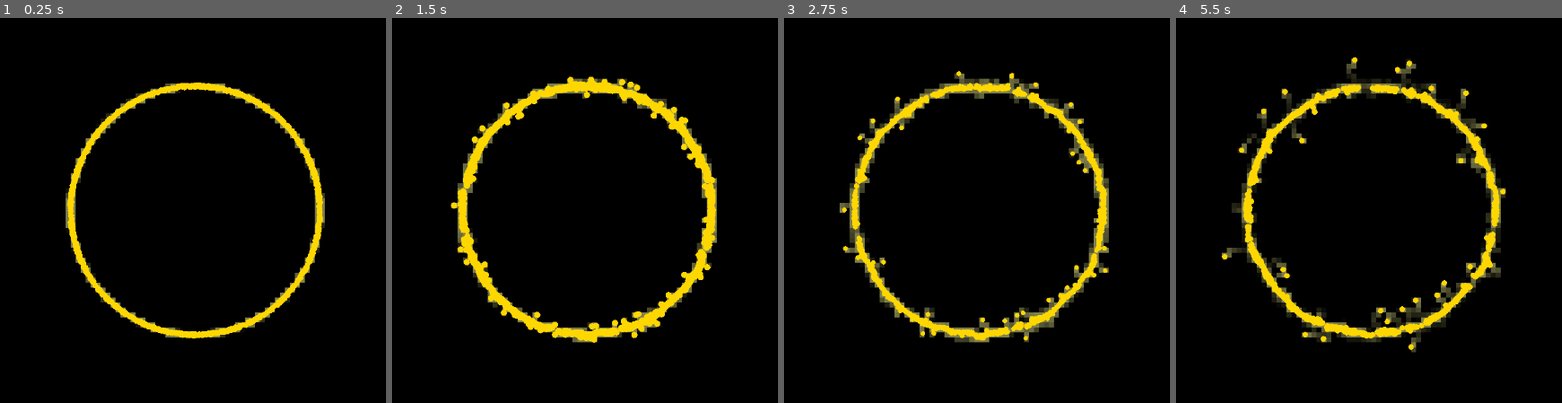
Above: before the commit, frames 1-4 (left to right).
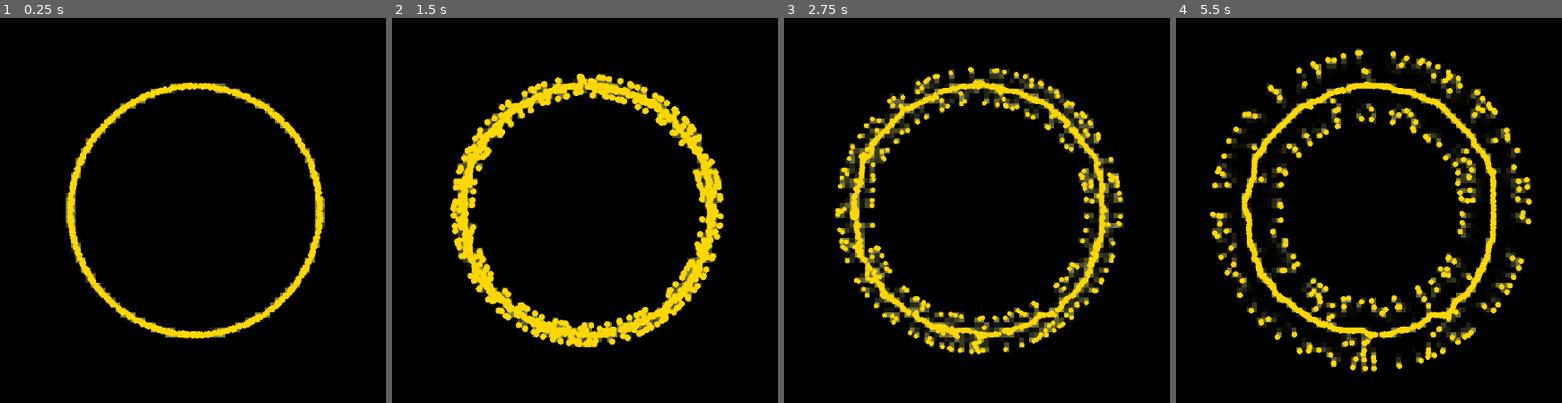
Above: after the commit, the same moments.

Repository: RocketKiers/Slime-mold-algorithm-visualization
Game: Godot game, scene res://main_world.tscn
Same seed, same stepped clock (60 frames per second), same inputs: the game is played once before the commit and once after it.
Inputs:
- Up to frame 1 (0.25 s): no input
- Up to frame 2 (1.5 s): no input
- Up to frame 3 (2.75 s): no input
- Up to frame 4 (5.5 s): no input

The runs differ from the first frame. In frame 1, 1.3% of the frame differs, in the area x 16-85%, y 16-84%; in frame 2, 6.7%; in frame 3, 11%; in frame 4, 15%, in the area x 8-93%, y 7-93%.

Commit message:
added a agent_map with the idea of having a maximum occupancy per tile. Also played with values.

Diff:
--- a/main_world.tscn
+++ b/main_world.tscn
@@ -4,8 +4,3 @@
 
 [node name="Node2D" type="Node2D"]
 script = ExtResource("1_v35sv")
-number_of_agents = 2000
-AGENT_SPEED = 10.0
-TURN_STRENGTH = 10.0
-RANDOM_TURN_AMOUNT = 2.0
-SIMULATION_STEPS_PER_FRAME = 1
--- a/scripts/main.gd
+++ b/scripts/main.gd
@@ -4,18 +4,21 @@
 var map_width: int
 var map_height: int
 var trail_map: Array # A 2d map array to hold pheremone values, recieves the same resolution as the map
-
-const DECAY_RATE: float = 0.1   # How fast the pheromone disappears
+var agent_map: Array # A 2d map array to track agent density in each cell
+
+
+const DECAY_RATE: float = 0.4   # How fast the pheromone disappears
 const DIFFUSION_RATE: float = 0.5 # How much the pheromone spreads
 
-@export var number_of_agents: int = 3000 # Variable for the number of agents
-@export_range(10.0, 500.0) var AGENT_SPEED: float = 350.0 # speed of the moving agents
-@export var var_agent_size: float = 2.0 #changable agent size (appended to a absolute sine wave
-
-@export_range(0.1, 10.0) var TURN_STRENGTH: float = 1.5
-@export_range(0.1, 10.0) var RANDOM_TURN_AMOUNT: float = 1.0 # Small random perturbation in radians
-@export_range(1, 10) var SIMULATION_STEPS_PER_FRAME: int = 2
+@export var number_of_agents: int = 1000 # Variable for the number of agents
+var AGENT_SPEED: float = 10.0 # speed of the moving agents
+var var_agent_size: float = 2.0 #changable agent size (appended to a absolute sine wave
+
+var TURN_STRENGTH: float = 1.2
+var RANDOM_TURN_AMOUNT: float = 0.1 # Small random perturbation in radians
+var SIMULATION_STEPS_PER_FRAME: int = 1
 const DEPOSIT_AMOUNT: float = 0.5 # The amount of pheromone an agent deposits
+const MAX_OCCUPANCY: int = 3 #Maximum number of agents allowed in one map cell
 
 var agent_color = Color("#FFD700")  #agent color
 var time : float = 0 # input for sine wave
